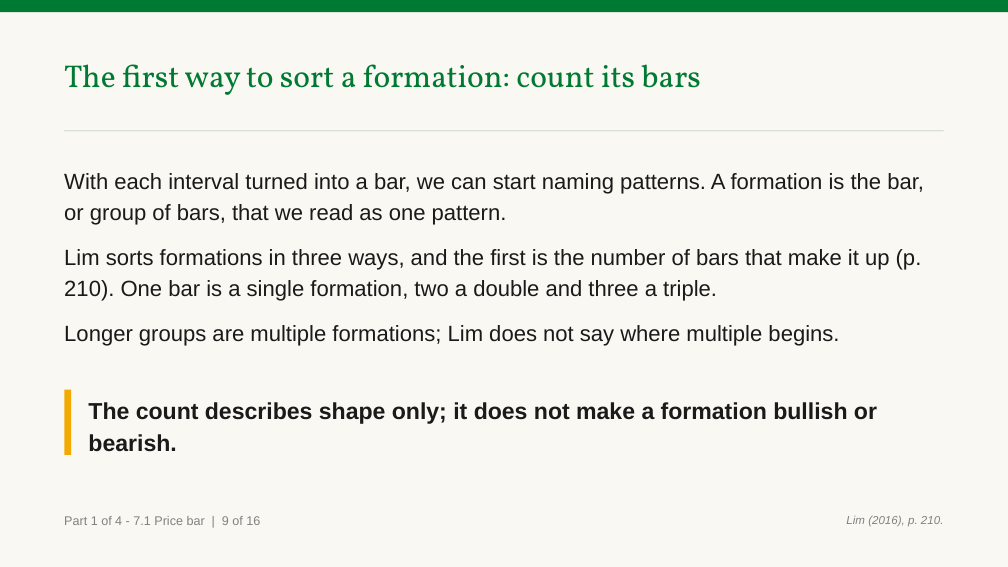
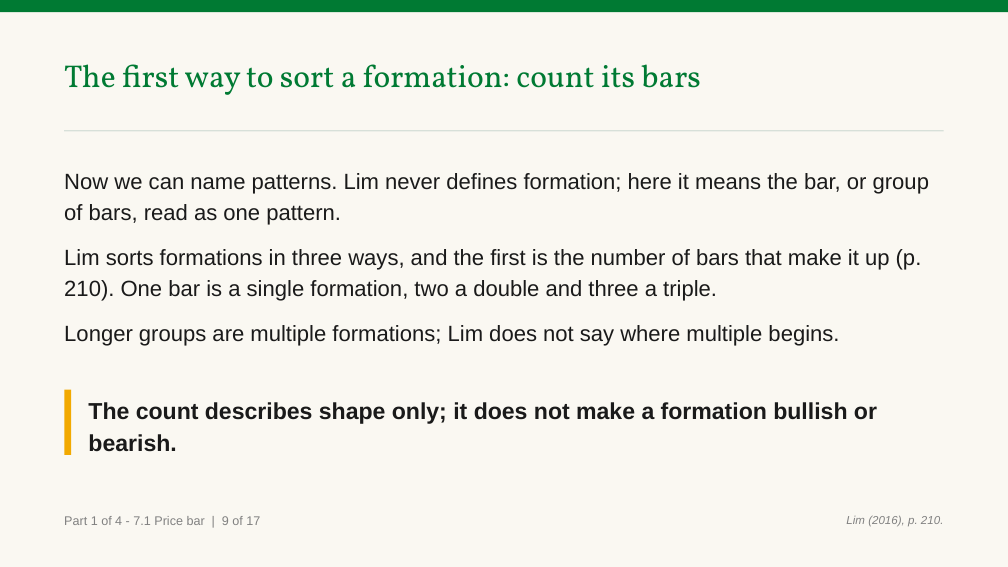
Before and after one commit to benjiesotelo-sudo/Telos_FIN1209, a slide deck: slide 17 of chapter-07/FIN1209-Chapter-07.pptx. Drawn at 1008x567 pixels with LibreOffice and Linux fonts; fonts in the diff are those of the drawing. Boxes give left, top, right and bottom in pixels: in the first picture for what was removed or moved away, otherwise in the second. Text is boxed around its words. In the diff, an @@ line names an element or a change of style, - is before the commit and + after.

```diff
--- a/chapter-07/FIN1209-Chapter-07.pptx
+++ b/chapter-07/FIN1209-Chapter-07.pptx
@@ text at (64, 173, 929, 225): text changed @@
-With each interval turned into a bar, we can start naming patterns. A formation is the bar, or group of bars, that we read as one pattern.
+Now we can name patterns. Lim never defines formation; here it means the bar, or group of bars, read as one pattern.
@@ text at (64, 516, 260, 525): text changed @@
-Part 1 of 4 - 7.1 Price bar | 9 of 16
+Part 1 of 4 - 7.1 Price bar | 9 of 17
```
Also in this commit, not shown: 63 other slides changed, 4 slides added, 1 slide removed, 5 other files.
